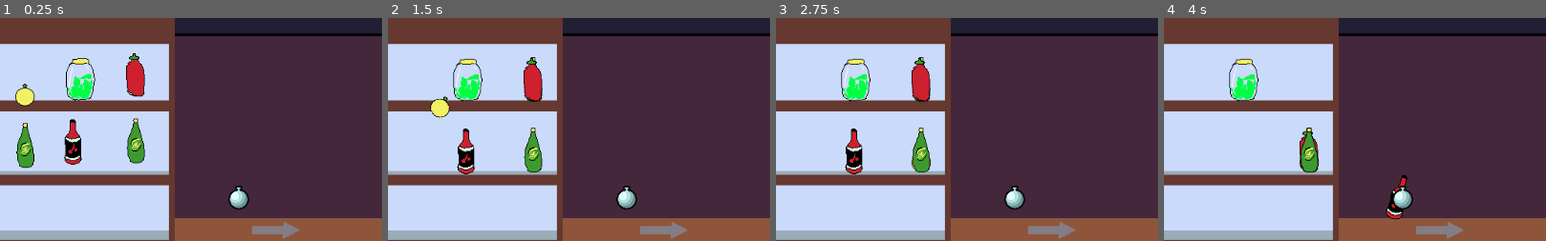
Above: before the commit, frames 1-4 (left to right).
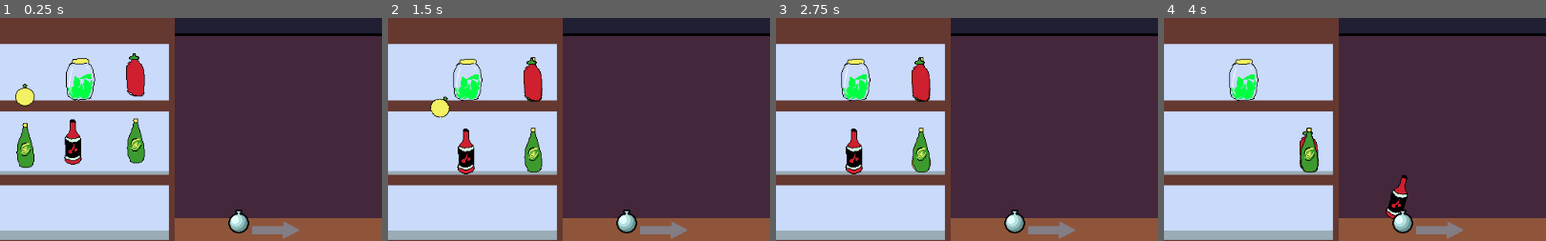
Above: after the commit, the same moments.

Repository: MoonTrain/Chill2022
Game: Godot game, scene res://Node.tscn
The game is run twice, just before and just after one commit, with the same random seed, the same clock (stepped at 60 frames per second) and the same inputs. The project has no main scene, so this scene is started directly.
Inputs (mouse positions are % of the whole screen's width and height, from its top left):
- Up to frame 1 (0.25 s): no input
- Up to frame 2 (1.5 s): drag from (3, 32) to (19, 16) at 0.52 s; drag from (3, 16) to (19, 32) at 1.27 s
- Up to frame 3 (2.75 s): move the mouse to (10, 16) at 2.02 s; hold Right (move_right) from 2.03 s (still down); click (10, 16) at 2.1 s
- Up to frame 4 (4 s): release Right (move_right) at 2.75 s; drag from (19, 16) to (20, 35) at 2.77 s; drag from (10, 32) to (31, 43) at 3.52 s
The pictures show only the part of the screen within x 0-50%, y 2-52%; the shares and areas given below are measured in that part.

The runs differ from the first frame. In frame 1, 0.9% of the frame differs, in the area x 59-66%, y 75-97%; in frame 2, 0.9%; in frame 3, 0.9%; in frame 4, 0.8%.

Commit message:
Updated gitignore

Diff:
--- a/Alchebar/Node.tscn
+++ b/Alchebar/Node.tscn
@@ -26,7 +26,7 @@
 [node name="RedPot6" parent="." instance=ExtResource( 2 )]
 
 [node name="DropDrink" parent="." instance=ExtResource( 3 )]
-position = Vector2( 320, 256 )
+position = Vector2( 320, 288 )
 
 [node name="DropZone3" parent="." instance=ExtResource( 1 )]
 position = Vector2( 34.5961, 193 )
@@ -72,12 +72,10 @@
 "_edit_lock_": true
 }
 
-
 [node name="AudioStreamPlayer" type="AudioStreamPlayer" parent="."]
 stream = ExtResource( 6 )
 autoplay = true
 
-[connection signal="serveDrink" from="DropDrink" to="." method="_on_DropDrink_serveDrink"]
 [connection signal="addDrink" from="RedPot" to="." method="_on_RedPot_addDrink"]
 [connection signal="addDrink" from="RedPot2" to="." method="_on_RedPot2_addDrink"]
 [connection signal="addDrink" from="RedPot3" to="." method="_on_RedPot3_addDrink"]
Not shown, added: Alchebar/audio/fizzy pour 1.wav.import
Not shown, added: Alchebar/audio/pour1.wav.import
Not shown, added: Alchebar/audio/slide.wav.import
Not shown, changed: .gitignore
